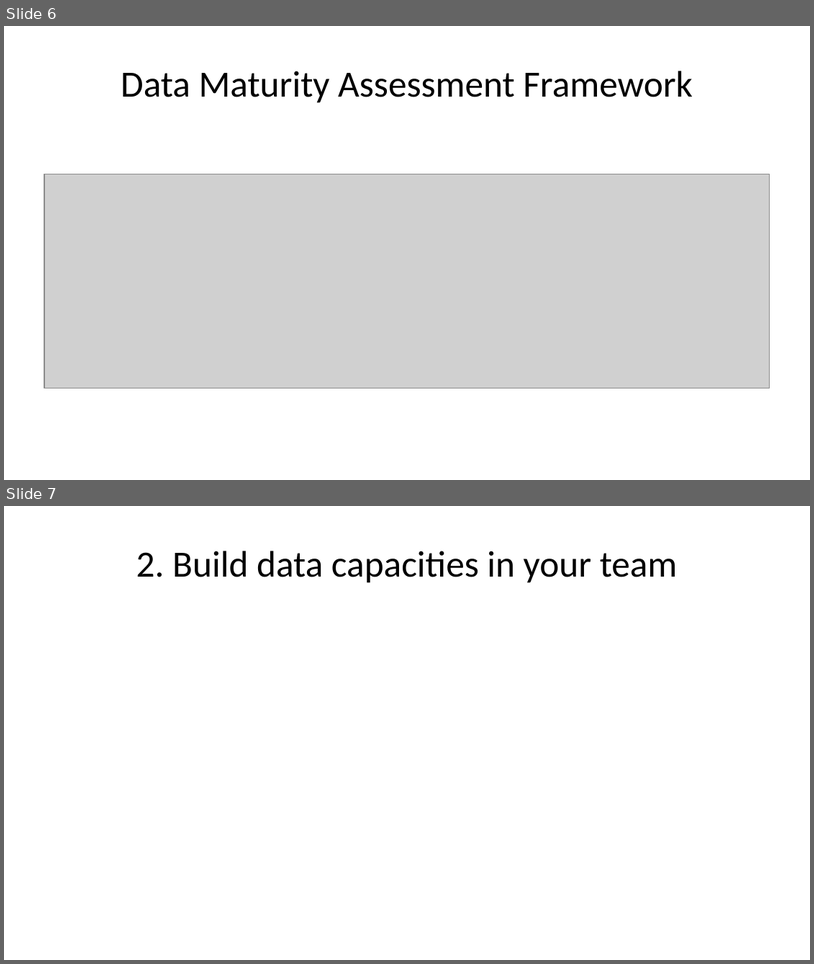
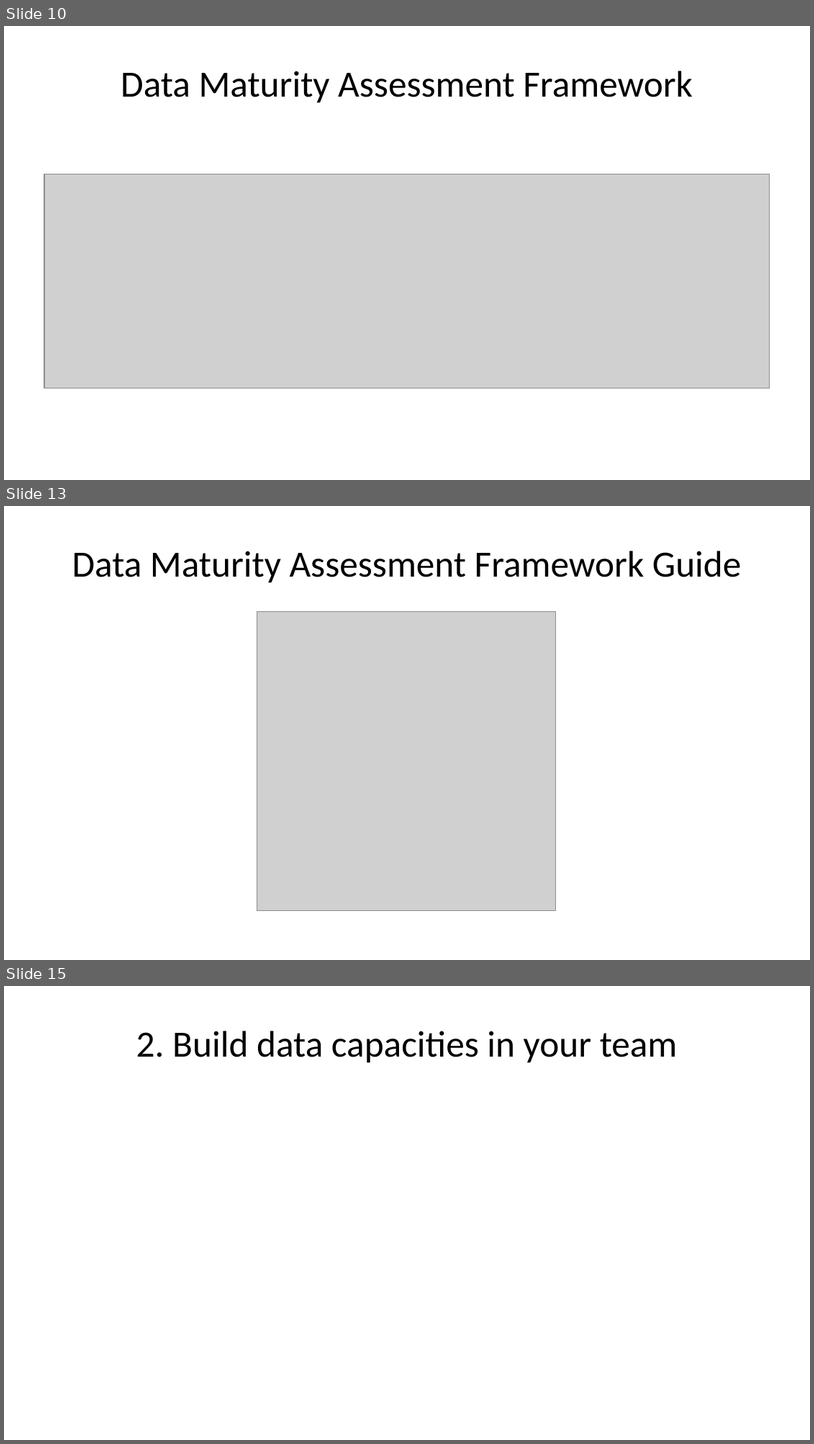
Before and after one commit to tamanh-oxford/capacity-development, a slide deck: data-frameworks/11-best-practice-capacity-building.pptx. Shown one above the other, each under a label of ours: slides 6 and 7 before the commit, slides 10, 13 and 15 after it; the slides between them are not shown. The pictures are 814x964 and 814x1444 pixels, drawn with LibreOffice and Linux fonts; fonts in the diff are those of the drawing; grey boxes stand for pictures. Boxes give left, top, right and bottom in pixels: in the first picture for what was removed or moved away, otherwise in the second. Text is boxed around its words. In the diff, an @@ line names an element or a change of style, - is before the commit and + after.

```diff
--- a/data-frameworks/11-best-practice-capacity-building.pptx
+++ b/data-frameworks/11-best-practice-capacity-building.pptx
@@ slide 13 added at (x1=4, y1=506, x2=810, y2=960), background #FFFFFF @@
@@ title added at (x1=72, y1=551, x2=741, y2=583), 33 pt, text #000000 @@
+Data Maturity Assessment Framework Guide
@@ picture added at (x1=257, y1=612, x2=556, y2=911) @@
@@ what was slide 6 is now slide 10 @@
@@ what was slide 7 is now slide 15 @@
```
Also in this commit, not shown: 1 slide changed, 7 other slides added, 35 other files.
